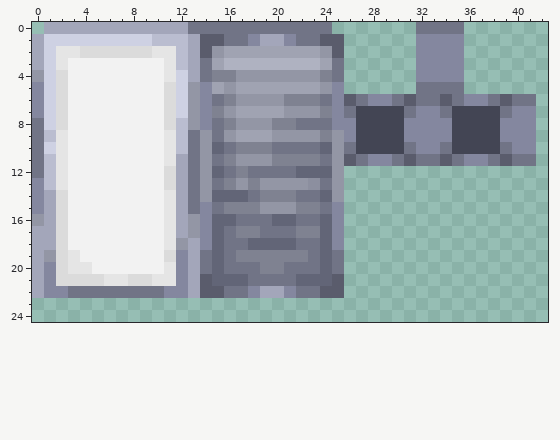
Edited in one commit: pixel-art sprite (src/main/resources/assets/minecraft/textures/combatify/iron_shield_base.png). This is how it looked before the edit.
The file is 64x64 pixels. Colours within 5 levels of each other are drawn and written as one. Shown: x 0..42, y 0..24.
Now the later version:
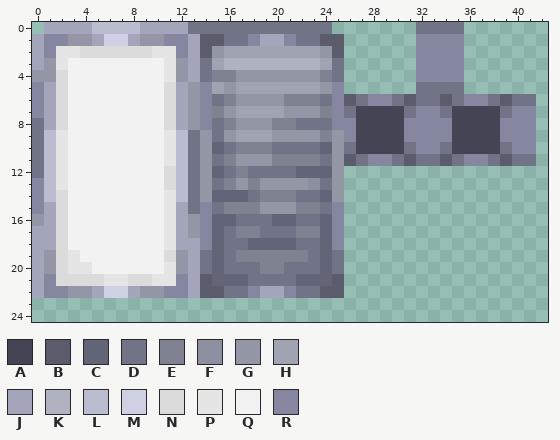
Palette (. is transparent): A #434554  B #5a5c6c  C #626577  D #717486  E #7f8291  F #8c8f9f  G #9396a5  H #a0a3b2  J #a3a6ba  K #afb2c1  L #babdd0  M #ced1e3  N #dbdbdb  P #e5e5e5  Q #f2f2f2  R #84879f
The commit says: Combatify 1.21.1 1.2.10 Fabric - Shield retextures
The edit:
Changed rows in their new state; - is an unchanged pixel.
first column x 1:
 0 ----LLLL----
 1 RRGGJ--JGGRR
 2 R----------R
 3 G----------G
 4 G----------G
 5 J----------J
 6 J----------J
 7 J----------J
 8 J----------J
10 L-----------
11 -----------L
12 -----------L
13 -----------L
14 L----------L
first column x 1:
18 -----------J
19 -----------G
20 G----------G
22 --GGJMMJGG--
